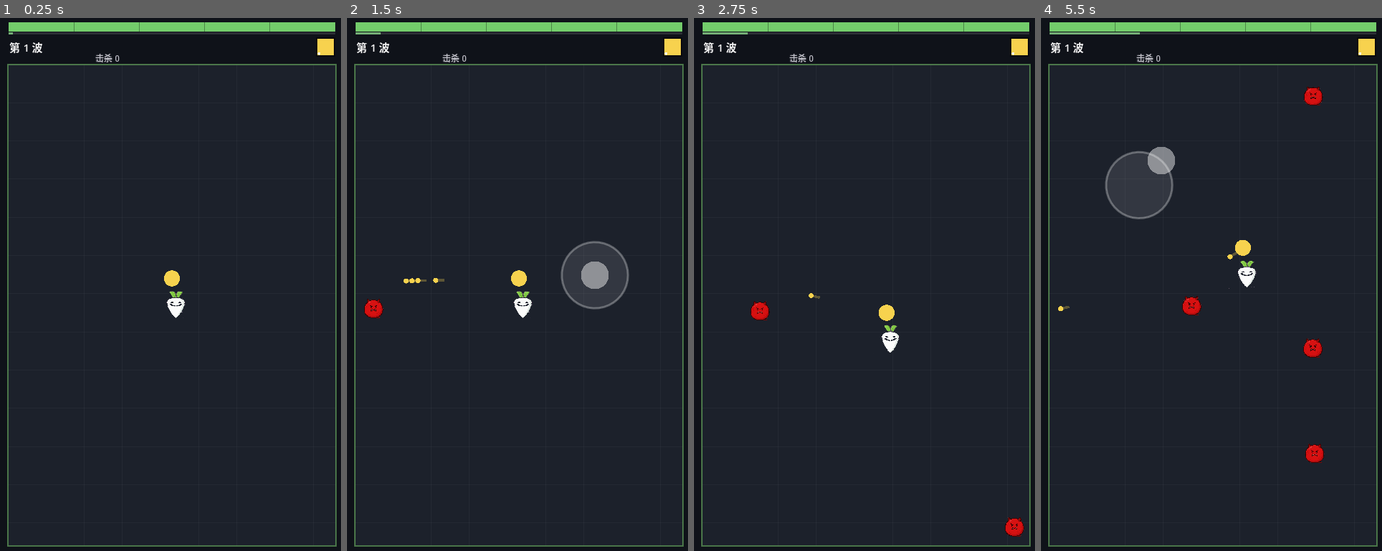
Above: before the commit, frames 1-4 (left to right).
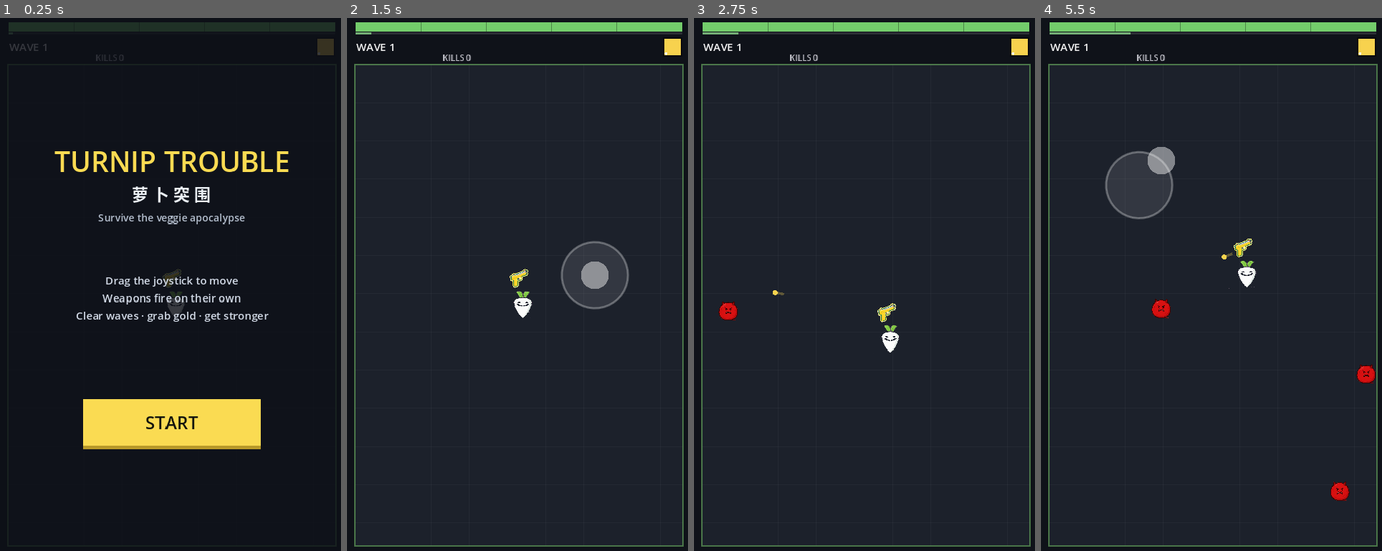
Above: after the commit, the same moments.

Repository: xiaomo945/veggie-arena
Game: Godot game, scene res://ui/Screens/Main.tscn
Same seed, same stepped clock (60 frames per second), same inputs: the game is played once before the commit and once after it.
Inputs (mouse positions are in pixels of both pictures, inside the frame that each line leads up to):
- Up to frame 1 (0.25 s): no input
- Up to frame 2 (1.5 s): click (517, 423) at 0.5 s, where only the run after the commit has a clickable "START"; move the mouse to (595, 273) at 1.27 s; click (595, 273) at 1.42 s
- Up to frame 3 (2.75 s): drag from (796, 332) to (847, 417) at 2.02 s
- Up to frame 4 (5.5 s): move the mouse to (1249, 177) at 2.77 s; click (1249, 177) at 2.92 s; drag from (1194, 417) to (1109, 220) at 3.52 s; move the mouse to (1317, 391) at 4.27 s; click (1317, 391) at 4.42 s; drag from (1109, 220) to (1160, 161) at 5.02 s

The runs differ from the first frame. In frame 1, 11% of the frame differs, in the area x 2-99%, y 0-100%; in frame 2, 0.6%; in frame 3, 0.9%; in frame 4, 1.6%.

Commit message:
feat: 标题页 + 全 UI 英文化(出海) + 6 武器图标 + 自动瞄准提前量 + 难度配平
- 标题页 TitleScreen：TURNIP TROUBLE + 中文品牌副标 + 玩法说明 + START 按钮，点开始才开跑
- 死亡页 PLAY AGAIN 改为发 run_requested 重开（不再 reload 整场景）
- run_requested 信号统一接管开跑/重开；Game.start_run() 回收敌人子弹并 reset
- 全 UI 英文化(WAVE/GOLD/KILLS/SHOP/WEAPON...)，数据加 en 字段优先显示
- 嵌 Noto Sans SC 子集字体(144KB)作默认字体，中文不再变豆腐块
- 6 把武器图标接入(icon_weapon_*)：去背+去水印+腐蚀收边，绕角色站位显示
- 自动瞄准打提前量：敌人数据带 vel，按 距离/子弹速度 预判落点，命中率 39%->~43%
- 难度配平：刷怪曲线放缓(base0.42/per0.20/cap3.6)、敌人成长放缓、子弹加速、波间回血15%
- 修 2 个真 bug：Game._collect_enemy_data 的 to_p 类型推断错误；标题页 set_anchor_and_offset_preset 函数名写错(会导致开始按钮不生成)
- 153 项单测全绿；模拟全链路无 SCRIPT ERROR

Diff:
--- a/godot/autoload/Events.gd
+++ b/godot/autoload/Events.gd
@@ -38,3 +38,5 @@
 signal run_ended(wave: int, kills: int)
 signal shop_opened()
 signal shop_closed()
+# 标题页"开始"/死亡页"再来一局"都发这个，由 Main 统一接管开跑/重开
+signal run_requested()
--- a/godot/data/balance.json
+++ b/godot/data/balance.json
@@ -9,22 +9,22 @@
   },
   "wave": {
     "length": 20,
-    "heal_percent": 0.12,
+    "heal_percent": 0.15,
     "bonus_base": 10,
     "bonus_per_wave": 4
   },
   "spawn": {
-    "base_rate": 0.55,
-    "per_wave": 0.30,
-    "cap": 4.6,
-    "max_alive": 88,
+    "base_rate": 0.42,
+    "per_wave": 0.20,
+    "cap": 3.6,
+    "max_alive": 80,
     "warn_time": 0.45,
     "edge_offset": 20,
     "fast_from_wave": 2,
-    "fast_chance": 0.28,
+    "fast_chance": 0.26,
     "tank_from_wave": 3,
-    "tank_chance": 0.12,
-    "tank_chance_late": 0.18,
+    "tank_chance": 0.10,
+    "tank_chance_late": 0.16,
     "tank_late_from_wave": 6
   },
   "shop": {
--- a/godot/data/enemies.json
+++ b/godot/data/enemies.json
@@ -2,37 +2,40 @@
   "grunt": {
     "zh": "小兵",
     "hp_base": 8,
-    "hp_per_wave": 4.5,
+    "hp_per_wave": 3.4,
     "speed_base": 48,
     "speed_per_wave": 1.8,
     "dmg_base": 4,
     "dmg_per_wave": 0.7,
     "radius": 14,
     "gold": 1,
-    "color": "#e0605f"
+    "color": "#e0605f",
+    "en": "Grunt"
   },
   "fast": {
     "zh": "冲刺兵",
     "hp_base": 5,
-    "hp_per_wave": 2.6,
+    "hp_per_wave": 2.2,
     "speed_base": 96,
     "speed_per_wave": 2.2,
     "dmg_base": 3,
-    "dmg_per_wave": 0.5,
+    "dmg_per_wave": 0.42,
     "radius": 11,
     "gold": 1,
-    "color": "#ef9a4a"
+    "color": "#ef9a4a",
+    "en": "Rusher"
   },
   "tank": {
     "zh": "重甲兵",
     "hp_base": 26,
-    "hp_per_wave": 11,
+    "hp_per_wave": 8.5,
     "speed_base": 30,
     "speed_per_wave": 0.7,
     "dmg_base": 9,
-    "dmg_per_wave": 1.3,
+    "dmg_per_wave": 1.05,
     "radius": 23,
     "gold": 3,
-    "color": "#9a7ad0"
+    "color": "#9a7ad0",
+    "en": "Tank"
   }
 }
--- a/godot/data/upgrades.json
+++ b/godot/data/upgrades.json
@@ -4,48 +4,55 @@
     "stat": "max_hp",
     "value": 15,
     "cost": 14,
-    "tip": "血条更长，立刻补满这 15 点"
+    "tip": "血条更长，立刻补满这 15 点",
+    "en": "Max HP +15"
   },
   "spd": {
     "zh": "移动速度 +8%",
     "stat": "speed_pct",
     "value": 0.08,
     "cost": 12,
-    "tip": "跑得快 = 更难被围住"
+    "tip": "跑得快 = 更难被围住",
+    "en": "Move Speed +8%"
   },
   "dmg": {
     "zh": "伤害 +10%",
     "stat": "dmg_pct",
-    "value": 0.10,
+    "value": 0.1,
     "cost": 16,
-    "tip": "所有武器伤害一起提升"
+    "tip": "所有武器伤害一起提升",
+    "en": "Damage +10%"
   },
   "rate": {
     "zh": "攻速 +8%",
     "stat": "rate_pct",
     "value": 0.08,
     "cost": 16,
-    "tip": "所有武器射速一起提升"
+    "tip": "所有武器射速一起提升",
+    "en": "Fire Rate +8%"
   },
   "arm": {
     "zh": "护甲 +2",
     "stat": "armor",
     "value": 2,
     "cost": 18,
-    "tip": "每次被撞到的伤害 -2"
+    "tip": "每次被撞到的伤害 -2",
+    "en": "Armor +2"
   },
   "pick": {
     "zh": "拾取范围 +30%",
     "stat": "pickup_pct",
-    "value": 0.30,
+    "value": 0.3,
     "cost": 8,
-    "tip": "金币自动吸过来的范围变大"
+    "tip": "金币自动吸过来的范围变大",
+    "en": "Pickup +30%"
   },
   "heal": {
     "zh": "立刻回复 40 生命",
     "stat": "heal_now",
     "value": 40,
     "cost": 10,
-    "tip": "残血时的救命稻草"
+    "tip": "残血时的救命稻草",
+    "en": "Heal 40 HP"
   }
 }
--- a/godot/data/weapons.json
+++ b/godot/data/weapons.json
@@ -4,83 +4,89 @@
     "dmg": 9,
     "cd": 0.42,
     "range": 300,
-    "bullet_speed": 560,
+    "bullet_speed": 820,
     "pellets": 1,
     "spread": 0,
     "pierce": 0,
     "aoe": 0,
     "cost": 12,
     "color": "#f7d24e",
-    "tip": "稳定的单体输出，开局自带"
+    "tip": "稳定的单体输出，开局自带",
+    "en": "Pistol"
   },
   "smg": {
     "zh": "冲锋枪",
     "dmg": 5,
     "cd": 0.13,
     "range": 260,
-    "bullet_speed": 620,
+    "bullet_speed": 900,
     "pellets": 1,
     "spread": 0.14,
     "pierce": 0,
     "aoe": 0,
     "cost": 18,
     "color": "#8fd482",
-    "tip": "射速极快，清小怪"
+    "tip": "射速极快，清小怪",
+    "en": "SMG"
   },
   "shotgun": {
     "zh": "霰弹枪",
     "dmg": 8,
     "cd": 0.95,
     "range": 210,
-    "bullet_speed": 500,
+    "bullet_speed": 760,
     "pellets": 4,
     "spread": 0.34,
     "pierce": 0,
     "aoe": 0,
     "cost": 20,
     "color": "#e79ada",
-    "tip": "一次 4 发，贴脸伤害高"
+    "tip": "一次 4 发，贴脸伤害高",
+    "en": "Shotgun"
   },
   "bow": {
     "zh": "长弓",
     "dmg": 18,
-    "cd": 0.80,
+    "cd": 0.8,
     "range": 360,
-    "bullet_speed": 700,
+    "bullet_speed": 1050,
     "pellets": 1,
     "spread": 0,
     "pierce": 2,
     "aoe": 0,
     "cost": 22,
     "color": "#6fa8e0",
-    "tip": "穿透 2 个敌人，打直线"
+    "tip": "穿透 2 个敌人，打直线",
+    "en": "Long Bow"
   },
   "staff": {
     "zh": "法杖",
     "dmg": 14,
-    "cd": 1.00,
+    "cd": 1.0,
     "range": 320,
-    "bullet_speed": 460,
+    "bullet_speed": 720,
     "pellets": 1,
     "spread": 0,
     "pierce": 0,
     "aoe": 52,
     "cost": 26,
     "color": "#b0aad0",
-    "tip": "命中炸开一片，群怪好用"
+    "tip": "命中炸开一片，群怪好用",
+    "en": "Magic Staff"
   },
   "rocket": {
     "zh": "火箭筒",
     "dmg": 40,
-    "cd": 1.80,
+    "cd": 1.8,
     "range": 360,
-    "bullet_speed": 400,
+    "bullet_speed": 640,
     "pellets": 1,
     "spread": 0,
     "pierce": 0,
     "aoe": 86,
     "cost": 34,
     "color": "#e06a6a",
-    "tip": "大范围爆炸，慢但狠"
+    "tip": "大范围爆炸，慢但狠",
+    "en": "Rocket"
   }
 }
--- a/godot/entities/Player/Player.gd
+++ b/godot/entities/Player/Player.gd
@@ -123,7 +123,13 @@
 		if ti < 0:
 			continue
 		var e: Dictionary = enemies[ti]
-		var base_dir: Vector2 = (e.get("pos", global_position) - global_position).normalized()
+		# 自动瞄准打提前量：按子弹飞行时间，预判敌人会移到哪
+		var epos: Vector2 = e.get("pos", global_position)
+		var vel: Vector2 = e.get("vel", Vector2.ZERO)
+		var bs := float(st.get("bullet_speed", 600))
+		var t := global_position.distance_to(epos) / maxf(bs, 1.0)
+		var aim := epos + vel * t
+		var base_dir: Vector2 = (aim - global_position).normalized()
 		var dirs := Weapon.pellet_directions(base_dir,
 			int(st.get("pellets", 1)), float(st.get("spread", 0.0)), _rng)
 		var mpos := Weapon.mount_position(global_position, i, _weapons.size(), MOUNT_RADIUS)
--- a/godot/project.godot
+++ b/godot/project.godot
@@ -29,6 +29,10 @@
 pointing/emulate_mouse_from_touch=true
 pointing/emulate_touch_from_mouse=false
 
+[gui]
+
+theme/default_font="res://fonts/NotoSansSC-Subset.otf"
+
 [rendering]
 
 renderer/rendering_method="gl_compatibility"
--- a/godot/scenes/Game.gd
+++ b/godot/scenes/Game.gd
@@ -41,11 +41,24 @@
 	_build_pools()
 	Events.weapon_fired.connect(_on_weapon_fired)
 	Events.player_died.connect(_on_player_died)
-	GameState.reset()
+	# ⚠️ 不再这里 reset —— 一局由标题页"开始"或死亡页"再来一局"触发 start_run()
+	# （reset 会把 running 置 true，若提前调了，标题页还没点就开始刷怪了）
 	add_child(HUDScene.instantiate())
 	add_child(ShopScene.instantiate())
 	add_child(DeathScene.instantiate())
 	Events.shop_closed.connect(_on_shop_closed)
+
+# 由标题页/死亡页的 run_requested 触发。回收场上所有敌人/子弹，重置状态，正式开跑。
+func start_run() -> void:
+	for e in _enemies:
+		e.recycle()
+	for b in _bullets:
+		b.recycle()
+	_spawn_acc = 0.0
+	_next_id = 1
+	GameState.reset()
+	set_physics_process(true)
+	Events.run_started.emit()
 
 func _build_pools() -> void:
 	for i in MAX_BULLETS:
@@ -161,7 +174,13 @@
 	_edata.clear()
 	for e in _enemies:
 		if e.alive:
-			_edata.append({"pos": e.global_position, "radius": e.radius, "alive": true, "ref": e})
+			# 敌人基本朝玩家追，用"朝玩家方向 × 速度"近似速度，给自动瞄准打提前量
+			var vel := Vector2.ZERO
+			var to_p: Vector2 = player.global_position - e.global_position
+			if to_p.length() > 0.001:
+				vel = to_p.normalized() * float(e.speed)
+			_edata.append({"pos": e.global_position, "radius": e.radius,
+				"vel": vel, "alive": true, "ref": e})
 
 func _resolve_hits() -> void:
 	_bdata.clear()
--- a/godot/ui/HUD/HUD.gd
+++ b/godot/ui/HUD/HUD.gd
@@ -48,7 +48,7 @@
 	_bars.queue_redraw()
 
 func _on_gold(gold: int) -> void:
-	_gold.text = "金币 %d" % gold
+	_gold.text = "GOLD %d" % gold
 
 func _on_wave_started(wave: int) -> void:
 	_refresh()
@@ -57,8 +57,8 @@
 	_bars.set("wave_progress", elapsed / maxf(0.001, length))
 	_bars.queue_redraw()
 	# 击杀数每帧跟着刷新（省一个信号，反正波次进度也是每帧发）
-	_kill.text = "击杀 %d" % GameState.kills
-	_wave.text = "第 %d 波" % GameState.wave
+	_kill.text = "KILLS %d" % GameState.kills
+	_wave.text = "WAVE %d" % GameState.wave
 
 func _on_weapons(_ignored: Array = []) -> void:
 	var slots: Array = []
@@ -72,11 +72,11 @@
 			"key": str(w.get("key", "")),
 			"lv": int(w.get("lv", 1)),
 			"color": Color(str(def.get("color", "#ffffff"))),
-			"zh": str(def.get("zh", "")),
+			"zh": str(def.get("en", def.get("zh", ""))),
 		})
 	_bars.set("slots", slots)
 	_bars.queue_redraw()
 
 func _refresh() -> void:
-	_wave.text = "第 %d 波" % GameState.wave
-	_kill.text = "击杀 %d" % GameState.kills
+	_wave.text = "WAVE %d" % GameState.wave
+	_kill.text = "KILLS %d" % GameState.kills
--- a/godot/ui/Screens/DeathScreen.gd
+++ b/godot/ui/Screens/DeathScreen.gd
@@ -1,7 +1,7 @@
 extends CanvasLayer
 
 # 死亡页：告诉玩家"你撑到第几波、杀了多少"，然后一键重开。
-# 重开用 reload_current_scene —— GameState 会在 Game._ready() 里自动 reset，不用手动清状态。
+# 重开发 Events.run_requested —— 由 Main 调 Game.start_run() 回收并重置，比 reload 场景更干净。
 
 var _root: Control
 var _title: Label
@@ -25,18 +25,19 @@
 	_root.add_child(shade)
 
 	_title = Label.new()
-	_title.text = "被吃掉了"
-	_title.add_theme_font_size_override("font_size", 38)
+	_title.text = "GAME OVER"
+	_title.add_theme_font_size_override("font_size", 40)
+	_title.add_theme_color_override("font_color", Color(0.96, 0.55, 0.45))
 	_title.set_position(Vector2(150, 300))
 	_root.add_child(_title)
 
 	_stat = Label.new()
 	_stat.add_theme_font_size_override("font_size", 20)
-	_stat.set_position(Vector2(150, 370))
+	_stat.set_position(Vector2(150, 372))
 	_root.add_child(_stat)
 
 	_btn = Button.new()
-	_btn.text = "再来一局"
+	_btn.text = "PLAY AGAIN"
 	_btn.set_size(Vector2(300, 74))
 	_btn.set_position(Vector2(120, 470))
 	_btn.add_theme_font_size_override("font_size", 24)
@@ -44,8 +45,9 @@
 	_root.add_child(_btn)
 
 func _show() -> void:
-	_stat.text = "撑到第 %d 波 · 击杀 %d 个" % [GameState.wave, GameState.kills]
+	_stat.text = "Reached Wave %d  ·  %d Kills" % [GameState.wave, GameState.kills]
 	_root.visible = true
 
 func _restart() -> void:
-	get_tree().reload_current_scene()
+	_root.visible = false
+	Events.run_requested.emit()
--- a/godot/ui/Screens/Main.gd
+++ b/godot/ui/Screens/Main.gd
@@ -6,6 +6,7 @@
 const PlayerScene := preload("res://entities/Player/Player.tscn")
 const JoystickScene := preload("res://ui/Joystick/Joystick.tscn")
 const GameScene := preload("res://scenes/Game.tscn")
+const TitleScene := preload("res://ui/Screens/TitleScreen.gd")
 const Economy := preload("res://core/Economy.gd")
 const Inventory := preload("res://core/Inventory.gd")
 
@@ -33,13 +34,25 @@
 	add_child(game)
 
 	add_child(JoystickScene.instantiate())
+
+	# 标题页：盖在最上层，点 START 才开跑（run_requested 由 Main 接管）
+	var title = TitleScene.new()
+	add_child(title)
+	Events.run_requested.connect(_begin_run)
+
 	queue_redraw()
 
 	# headless 自测：godot --headless -- --sim=30 会跑 30 秒战斗并打印结果
 	# 画面看不到，就用数字确认"怪刷出来了、被打死了、玩家会掉血"
 	var secs := _sim_arg()
 	if OS.get_cmdline_user_args().has("--sim") or secs > 0.0:
+		_begin_run()
 		_run_simulation(secs if secs > 0.0 else 30.0)
+
+# 标题页"开始" / 死亡页"再来一局" 都走这里：正式开跑一局
+func _begin_run() -> void:
+	if game != null and game.has_method("start_run"):
+		game.start_run()
 
 func _sim_arg() -> float:
 	# 注意：Godot 4 里 "--" 之后的参数只在 get_cmdline_user_args() 里，
@@ -155,9 +168,10 @@
 	print("  金币        : %d" % GameState.gold)
 	print("  玩家血量    : %d / %d" % [GameState.hp, GameState.max_hp])
 	print("  玩家状态    : %s" % ("存活" if GameState.running else "已死亡"))
-	print("  美术装载    : 玩家=%s 敌人=%s" % [
+	print("  美术装载    : 玩家=%s 敌人=%s 武器图标=%s" % [
 		"贴图" if Art.sprite("player") != null else "手绘兜底",
-		"贴图" if Art.sprite("enemy_grunt") != null else "手绘兜底"])
+		"贴图" if Art.sprite("enemy_grunt") != null else "手绘兜底",
+		"贴图" if Art.icon("weapon_pistol") != null else "色点兜底"])
 	get_tree().quit(0)
 
 func _draw() -> void:
--- /dev/null
+++ b/godot/ui/Screens/TitleScreen.gd
@@ -0,0 +1,95 @@
+extends CanvasLayer
+
+# 标题页：游戏名 + 一句话玩法 + 开始按钮。
+# 开始按钮发 Events.run_requested，由 Main 统一接管开跑（标题页自己只负责隐藏）。
+# 出海游戏，主文案用英文；"萝卜突围"作中文品牌副标（项目已嵌 CJK 字体，能正常显示）。
+
+var _root: Control
+
+func _ready() -> void:
+	layer = 50
+	_build()
+	Events.run_requested.connect(_on_run_requested)
+
+func _build() -> void:
+	_root = Control.new()
+	_root.set_anchors_preset(Control.PRESET_FULL_RECT)
+	add_child(_root)
+
+	# 半透明遮罩，让背后的竞技场隐约可见，更有"进游戏"的期待感
+	var shade := ColorRect.new()
+	shade.set_anchors_preset(Control.PRESET_FULL_RECT)
+	shade.color = Color(0.05, 0.06, 0.09, 0.82)
+	_root.add_child(shade)
+
+	# 装饰：顶部一条细金线
+	var line := ColorRect.new()
+	line.set_anchors_preset(Control.PRESET_FULL_RECT)
+	line.color = Color(0.0, 0.0, 0.0, 0.0)
+	_root.add_child(line)
+
+	# 游戏名（英文为主，海外玩家一眼看懂）
+	var title := Label.new()
+	title.text = "TURNIP TROUBLE"
+	title.add_theme_font_size_override("font_size", 44)
+	title.add_theme_color_override("font_color", Color(0.98, 0.86, 0.32))
+	title.horizontal_alignment = HORIZONTAL_ALIGNMENT_CENTER
+	title.set_position(Vector2(0, 196))
+	title.set_size(Vector2(540, 60))
+	_root.add_child(title)
+
+	# 中文品牌副标
+	var sub := Label.new()
+	sub.text = "萝 卜 突 围"
+	sub.add_theme_font_size_override("font_size", 26)
+	sub.add_theme_color_override("font_color", Color(0.92, 0.94, 0.96))
+	sub.horizontal_alignment = HORIZONTAL_ALIGNMENT_CENTER
+	sub.set_position(Vector2(0, 258))
+	sub.set_size(Vector2(540, 40))
+	_root.add_child(sub)
+
+	# 一句话定位
+	var tag := Label.new()
+	tag.text = "Survive the veggie apocalypse"
+	tag.add_theme_font_size_override("font_size", 16)
+	tag.add_theme_color_override("font_color", Color(0.70, 0.74, 0.80))
+	tag.horizontal_alignment = HORIZONTAL_ALIGNMENT_CENTER
+	tag.set_position(Vector2(0, 304))
+	tag.set_size(Vector2(540, 28))
+	_root.add_child(tag)
+
+	# 玩法说明
+	var how := Label.new()
+	how.text = "Drag the joystick to move\nWeapons fire on their own\nClear waves · grab gold · get stronger"
+	how.add_theme_font_size_override("font_size", 17)
+	how.add_theme_color_override("font_color", Color(0.82, 0.85, 0.90))
+	how.horizontal_alignment = HORIZONTAL_ALIGNMENT_CENTER
+	how.set_position(Vector2(0, 400))
+	how.set_size(Vector2(540, 96))
+	_root.add_child(how)
+
+	# 开始按钮
+	var btn := Button.new()
+	btn.text = "START"
+	btn.set_size(Vector2(280, 78))
+	btn.set_position(Vector2((540 - 280) * 0.5, 600))
+	btn.add_theme_font_size_override("font_size", 28)
+	btn.add_theme_color_override("font_color", Color(0.07, 0.08, 0.05))
+	var n := StyleBoxFlat.new()
+	n.bg_color = Color(0.98, 0.86, 0.32)
+	n.border_width_bottom = 5
+	n.border_color = Color(0.72, 0.60, 0.16)
+	btn.add_theme_stylebox_override("normal", n)
+	var hov := n.duplicate() as StyleBoxFlat
+	hov.bg_color = Color(1.0, 0.94, 0.50)
+	btn.add_theme_stylebox_override("hover", hov)
+	btn.pressed.connect(_on_start)
+	_root.add_child(btn)
+
+func _on_start() -> void:
+	_root.visible = false
+	Events.run_requested.emit()
+
+func _on_run_requested() -> void:
+	# 死亡页"再来一局"也会发这个；标题页本就隐藏，无需再处理
+	_root.visible = false
--- a/godot/ui/Shop/Shop.gd
+++ b/godot/ui/Shop/Shop.gd
@@ -44,7 +44,7 @@
 	_root.add_child(panel)
 
 	var title := Label.new()
-	title.text = "补给站"
+	title.text = "SHOP"
 	title.set_position(Vector2(20, 14))
 	title.add_theme_font_size_override("font_size", 24)
 	panel.add_child(title)
@@ -76,7 +76,7 @@
 	_next_btn = Button.new()
 	_next_btn.set_size(Vector2(262, 58))
 	_next_btn.set_position(Vector2(228, y + 6))
-	_next_btn.text = "开始下一波 →"
+	_next_btn.text = "NEXT WAVE →"
 	_next_btn.add_theme_font_size_override("font_size", 19)
 	_next_btn.pressed.connect(_next_wave)
 	panel.add_child(_next_btn)
@@ -97,7 +97,7 @@
 	_refresh()
 
 func _refresh() -> void:
-	_gold_lbl.text = "金币 %d" % GameState.gold
+	_gold_lbl.text = "GOLD %d" % GameState.gold
 	var cfg := Data.shop_cfg()
 	for i in _cards.size():
 		var b: Button = _cards[i]
@@ -107,17 +107,17 @@
 		b.visible = true
 		var o: Dictionary = _offers[i]
 		var cost := int(o.get("cost", 0))
-		var name := str(o.get("zh", o.get("key", "")))
+		var name := str(o.get("en", o.get("zh", o.get("key", ""))))
 		var tip := str(o.get("tip", ""))
 		var kind := str(o.get("kind", ""))
-		var tag := "武器" if kind == "weapon" else "强化"
+		var tag := "WEAPON" if kind == "weapon" else "UPGRADE"
 		if _sold[i]:
-			b.text = "[%s] %s\n已购买" % [tag, name]
+			b.text = "[%s] %s\nSOLD" % [tag, name]
 			b.disabled = true
 			continue
-		b.text = "[%s] %s\n%s\n%d 金币" % [tag, name, tip, cost]
+		b.text = "[%s] %s\n%s\n%d Gold" % [tag, name, tip, cost]
 		b.disabled = not Economy.can_buy(GameState.gold, cost)
-	_reroll_btn.text = "刷新 (%d)" % Economy.reroll_cost(_reroll_times, cfg)
+	_reroll_btn.text = "REROLL (%d)" % Economy.reroll_cost(_reroll_times, cfg)
 	_reroll_btn.disabled = not Economy.can_buy(GameState.gold, Economy.reroll_cost(_reroll_times, cfg))
 
 func _buy(index: int) -> void:
Binary file added: godot/art/icon_weapon_bow.png
Not shown, added: godot/art/icon_weapon_bow.png.import
Binary file added: godot/art/icon_weapon_pistol.png
Not shown, added: godot/art/icon_weapon_pistol.png.import
Binary file added: godot/art/icon_weapon_rocket.png
Not shown, added: godot/art/icon_weapon_rocket.png.import
Binary file added: godot/art/icon_weapon_shotgun.png
Not shown, added: godot/art/icon_weapon_shotgun.png.import
Binary file added: godot/art/icon_weapon_smg.png
Not shown, added: godot/art/icon_weapon_smg.png.import
Binary file added: godot/art/icon_weapon_staff.png
Not shown, added: godot/art/icon_weapon_staff.png.import
(and 3 more such lines)
